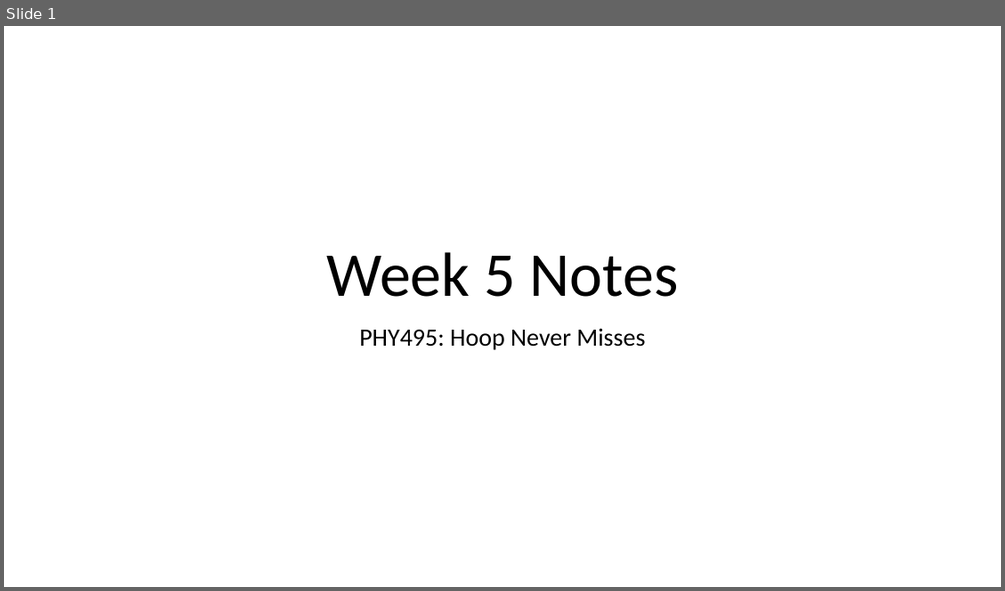
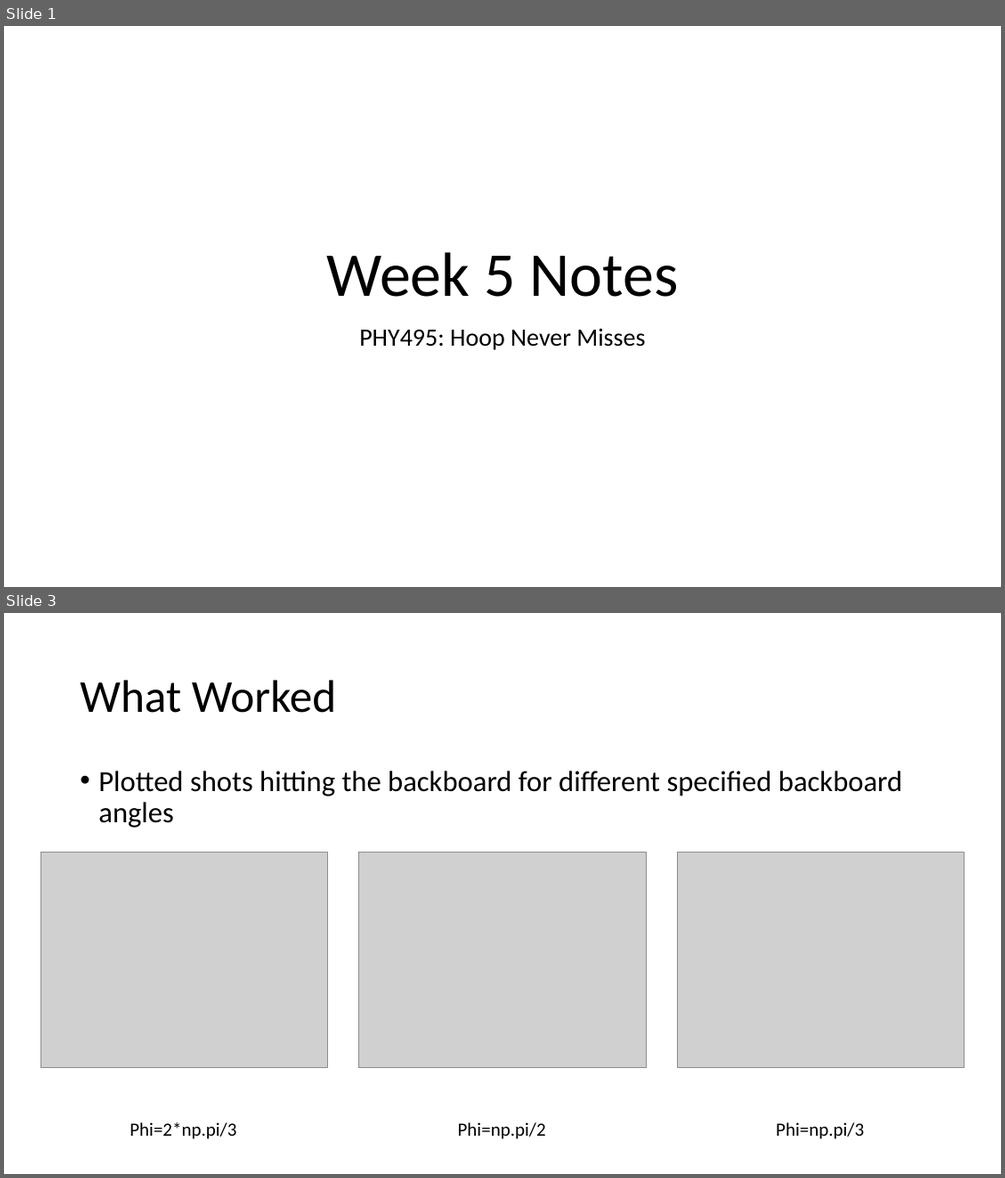
Before and after one commit to cawelch/hoop-never-misses, a slide deck: Weekly Presentations/Week 5.pptx. Shown one above the other, each under a label of ours: slide 1 before the commit, slides 1 and 3 after it; the slides between them are not shown. The pictures are 1005x591 and 1005x1178 pixels, drawn with LibreOffice and Linux fonts; fonts in the diff are those of the drawing; grey boxes stand for pictures. Boxes give left, top, right and bottom in pixels: in the first picture for what was removed or moved away, otherwise in the second. Text is boxed around its words. In the diff, an @@ line names an element or a change of style, - is before the commit and + after.

Commit message:
Worked on percent in function for different backboard angles and started to look at comparisons between backboard angles

```diff
--- a/Weekly Presentations/Week 5.pptx
+++ b/Weekly Presentations/Week 5.pptx
@@ slide 3 added at bbox=[4, 613, 1001, 1174], background #FFFFFF @@
@@ title added at bbox=[80, 680, 337, 713], 44 pt, text #000000 @@
+What Worked
@@ text added at bbox=[98, 771, 902, 827], 28 pt, text #000000 @@
+• Plotted shots hitting the backboard for different specified backboard angles
@@ picture added at bbox=[40, 852, 328, 1068] @@
@@ picture added at bbox=[359, 852, 647, 1068] @@
@@ picture added at bbox=[677, 852, 964, 1068] @@
@@ text added at bbox=[129, 1122, 236, 1139], 18 pt, text #000000 @@
+Phi=2*np.pi/3
@@ text added at bbox=[458, 1122, 546, 1139], 18 pt, text #000000 @@
+Phi=np.pi/2
@@ text added at bbox=[776, 1122, 864, 1139], 18 pt, text #000000 @@
+Phi=np.pi/3
```
Also in this commit, not shown: 4 slides changed, 3 other slides added, 1 slide removed, 9 other files.
